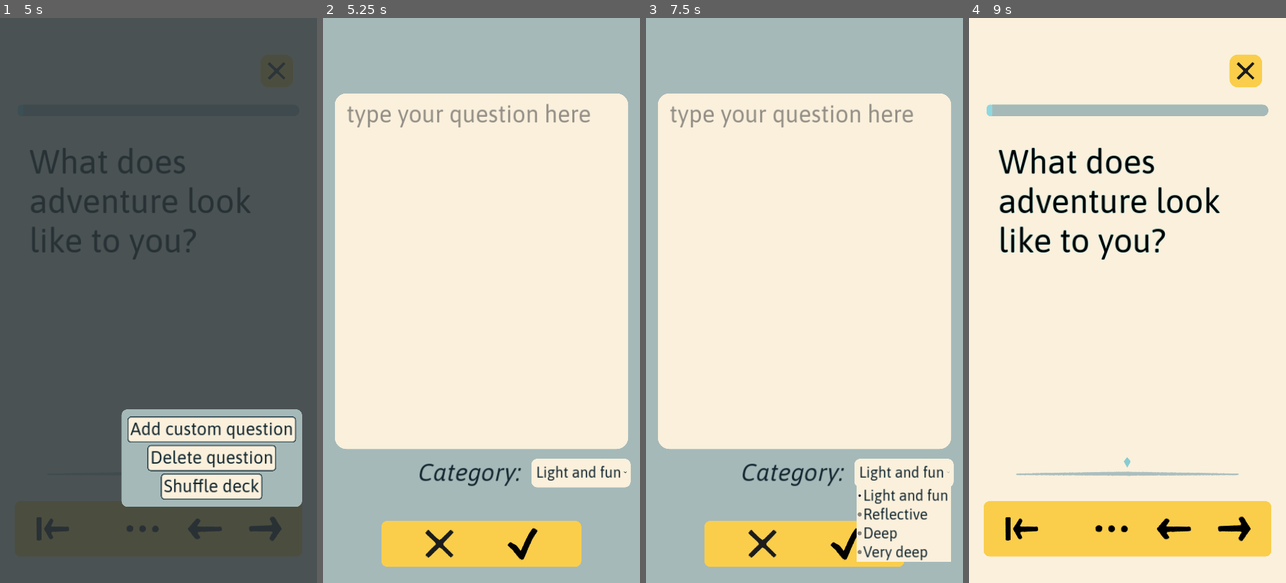
Above: before the commit, frames 1-4 (left to right).
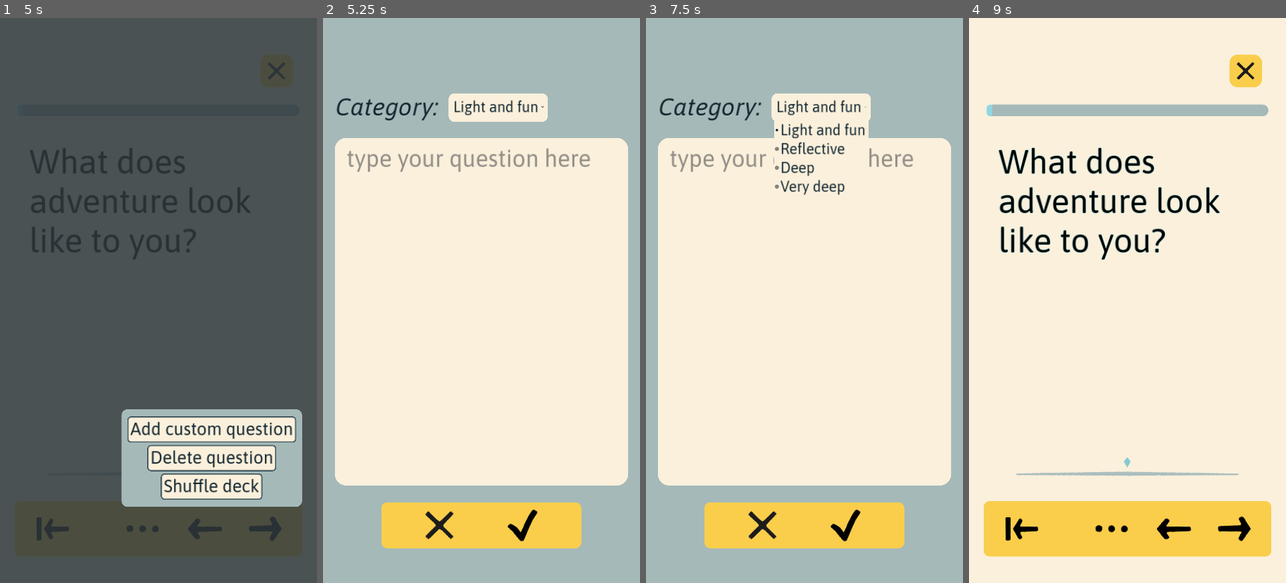
Above: after the commit, the same moments.

Repository: edoartworks/LifeCards
Game: Godot game, scene res://Game/screen_main.tscn
The game is run twice, just before and just after one commit, with the same random seed, the same clock (stepped at 60 frames per second) and the same inputs.
Inputs (mouse positions are in pixels of both pictures, inside the frame that each line leads up to; where the layout moved, square brackets give the same spot in the first picture):
- Up to frame 1 (5 s): click (253, 520) at 0.5 s; click (253, 520) at 1.25 s; click (190, 520) at 2 s; click (263, 526) at 2.75 s; click (50, 526) at 3.5 s; click (142, 526) at 4.25 s
- Up to frame 2 (5.25 s): click "Add custom question" at 5 s
- Up to frame 3 (7.5 s): click (845, 526) [845, 543] at 5.75 s; click (845, 526) [845, 543] at 6.5 s; click "Light and fun" at 7.25 s
- Up to frame 4 (9 s): click (1175, 526) at 8 s; click (1086, 526) [1086, 543] at 8.75 s

Frame 1 is identical in both runs. In frame 2, 17% of the frame differs, in the area x 3-98%, y 13-98%; in frame 3, 19%; in frame 4, nothing differs.

Commit message:
Changed add question screen layout to fix issue
Moved category selection to the top so it doesn't conflict with the moving keyboard

Diff:
--- a/Game/screen_add_question.tscn
+++ b/Game/screen_add_question.tscn
@@ -38,25 +38,8 @@
 [node name="cont_v_main" type="VBoxContainer" parent="BG/cont_margin_main"]
 layout_mode = 2
 
-[node name="txted_add_question" type="TextEdit" parent="BG/cont_margin_main/cont_v_main"]
-layout_mode = 2
-size_flags_horizontal = 3
-size_flags_vertical = 3
-placeholder_text = "type your question here"
-deselect_on_focus_loss_enabled = false
-middle_mouse_paste_enabled = false
-wrap_mode = 1
-caret_blink = true
-caret_multiple = false
-
-[node name="spacer3" type="Control" parent="BG/cont_margin_main/cont_v_main"]
-layout_mode = 2
-size_flags_vertical = 3
-size_flags_stretch_ratio = 0.02
-
 [node name="HBoxContainer" type="HBoxContainer" parent="BG/cont_margin_main/cont_v_main"]
 layout_mode = 2
-alignment = 2
 
 [node name="Label" type="Label" parent="BG/cont_margin_main/cont_v_main/HBoxContainer"]
 layout_mode = 2
@@ -76,10 +59,25 @@
 popup/item_3/text = "Very deep"
 popup/item_3/id = 3
 
+[node name="spacer3" type="Control" parent="BG/cont_margin_main/cont_v_main"]
+custom_minimum_size = Vector2(0, 50)
+layout_mode = 2
+
+[node name="txted_add_question" type="TextEdit" parent="BG/cont_margin_main/cont_v_main"]
+layout_mode = 2
+size_flags_horizontal = 3
+size_flags_vertical = 3
+placeholder_text = "type your question here"
+deselect_on_focus_loss_enabled = false
+middle_mouse_paste_enabled = false
+wrap_mode = 1
+caret_blink = true
+caret_multiple = false
+
 [node name="spacer4" type="Control" parent="BG/cont_margin_main/cont_v_main"]
 layout_mode = 2
 size_flags_vertical = 3
-size_flags_stretch_ratio = 0.1
+size_flags_stretch_ratio = 0.05
 
 [node name="cont_bottom" type="HBoxContainer" parent="BG/cont_margin_main/cont_v_main"]
 layout_mode = 2
@@ -134,5 +132,10 @@
 size_flags_horizontal = 3
 size_flags_stretch_ratio = 0.25
 
+[node name="spacer6" type="Control" parent="BG/cont_margin_main/cont_v_main"]
+layout_mode = 2
+size_flags_vertical = 3
+size_flags_stretch_ratio = 0.05
+
 [connection signal="pressed" from="BG/cont_margin_main/cont_v_main/cont_bottom/cont_btns_bg/cont_btns/btn_cancel" to="." method="_on_btn_cancel_pressed"]
 [connection signal="pressed" from="BG/cont_margin_main/cont_v_main/cont_bottom/cont_btns_bg/cont_btns/btn_confirm" to="." method="_on_btn_confirm_pressed"]
Not shown, changed: Exports/lifecards.apk
Not shown, changed: Exports/lifecards.apk.idsig
